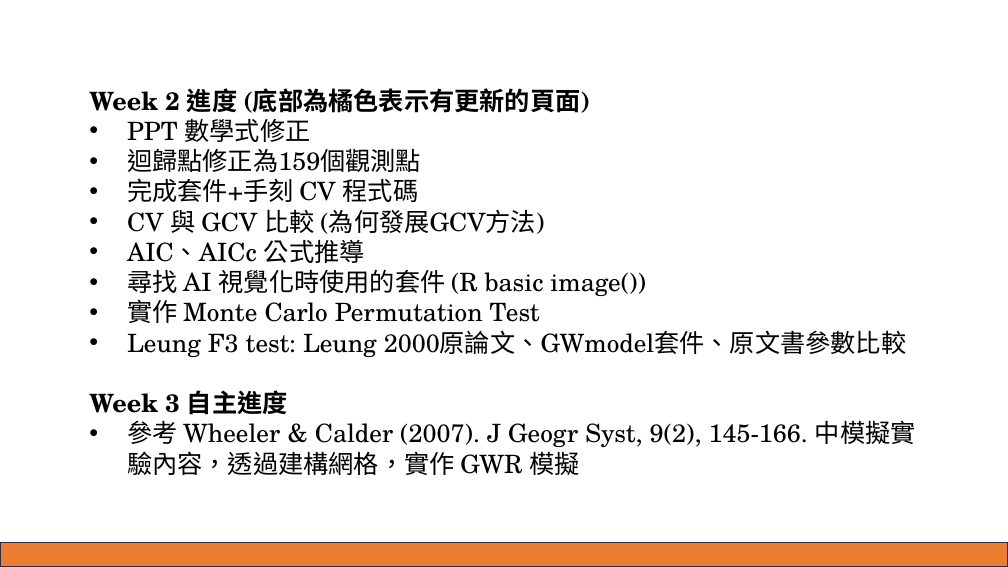
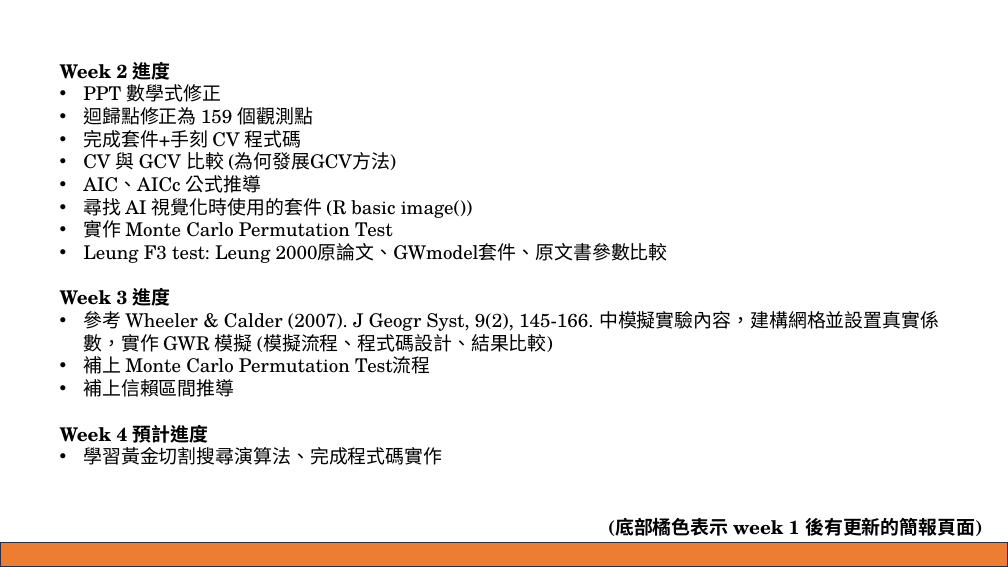
Before and after one commit to ricki0313/GWR_hw, a slide deck: slide 1 of theory_01/report/GWR_report_01.pptx. Drawn at 1008x567 pixels with LibreOffice and Linux fonts; fonts in the diff are those of the drawing. Boxes give left, top, right and bottom in pixels: in the first picture for what was removed or moved away, otherwise in the second. Text is boxed around its words. In the diff, an @@ line names an element or a change of style, - is before the commit and + after.

```diff
--- a/theory_01/report/GWR_report_01.pptx
+++ b/theory_01/report/GWR_report_01.pptx
@@ text "Week 2 進度": place and size @@
-text "Week 2 進度" at [89, 88, 916, 475]
+text "Week 2 進度" at [60, 62, 939, 465]
@@ text at [60, 62, 171, 80]: text changed; size 24 to 18 pt @@
-Week 2 進度 (底部為橘色表示有更新的頁面)
+Week 2 進度
@@ text at [83, 84, 668, 263]: size 24 to 18 pt in "PPT 數學式修正", "完成套件+手刻 CV 程式碼", "CV 與 GCV 比較 (為何發展GCV方法)", "AIC、AICc 公式推導" and 3 more places; indent changed @@
@@ text at [83, 107, 314, 125]: text changed; size 24 to 18 pt @@
-• 迴歸點修正為159個觀測點
+• 迴歸點修正為 159 個觀測點
@@ text at [60, 288, 939, 465]: text changed; size 24 to 18 pt @@
-Week 3 自主進度
-• 參考 Wheeler & Calder (2007). J Geogr Syst, 9(2), 145-166. 中模擬實驗內容，透過建構網格，實作 GWR 模擬
+Week 3 進度
+• 參考 Wheeler & Calder (2007). J Geogr Syst, 9(2), 145-166. 中模擬實驗內容，建構網格並設置真實係數，實作 GWR 模擬 (模擬流程、程式碼設計、結果比較)
+• 補上 Monte Carlo Permutation Test流程
+• 補上信賴區間推導
+Week 4 預計進度
+• 學習黃金切割搜尋演算法、完成程式碼實作
@@ text added at [608, 518, 982, 536], 18 pt, text #000000, bold @@
+(底部橘色表示 week 1 後有更新的簡報頁面)
```
Also in this commit, not shown: 4 other slides changed, 7 slides added, 3 other files.
